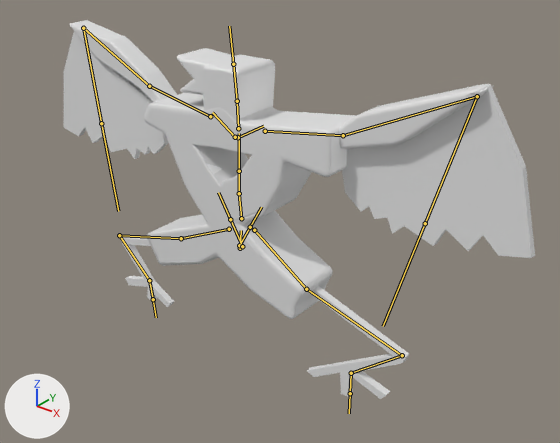
What one commit did to the FBX model Assets/Models/Character/Buncho.fbx.
Both versions are drawn from a 50 mm lens placed at (3.2, -3.56, 3.31), pointed at (0.47, -0.15, 1.19). The lights are fixed; the arrows at lower left show +X, +Y and +Z. The bones that bend it are drawn over the model as lines.
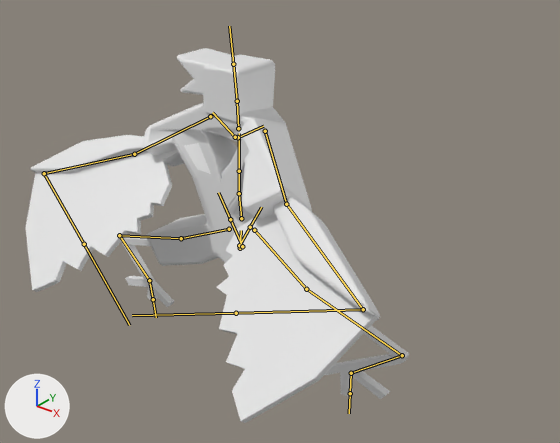
The newer file adds an action. The first version stands in its rest pose; the second is drawn at frame 11 of the action 'metarig|Idle'.

Location of each change, [x1, y1, x2, y2] in pixels of the pictures (560 x 443 px):
'Cube.001', posed (19% narrower)
    before: [64, 20, 535, 399]
    after: [26, 48, 409, 423]
bone 'upper_arm.L', root to tip
    before: (265, 131) to (343, 135)
    after: (265, 131) to (286, 204)
bone 'upper_arm.R', root to tip
    before: (210, 116) to (149, 86)
    after: (210, 116) to (134, 154)

The change, as a diff of the scene's bpy script:
```diff
--- a/Assets/Models/Character/Buncho.fbx.py
+++ b/Assets/Models/Character/Buncho.fbx.py
@@ bone_upper_arm_l @@
 bone_upper_arm_l = bpy.data.objects['metarig'].pose.bones['upper_arm.L']  # child of 'shoulder.L'
-bone_upper_arm_l.rotation_quaternion = (1.0, 0.0, 0.0, 0.0)  # degrees (0, 0, 0)
+bone_upper_arm_l.rotation_quaternion = (0.834, 0.194, -0.34, -0.389)  # degrees (40, -25, -59)
@@ bone_upper_arm_r @@
 bone_upper_arm_r = bpy.data.objects['metarig'].pose.bones['upper_arm.R']  # child of 'shoulder.R'
-bone_upper_arm_r.rotation_quaternion = (1.0, 0.0, 0.0, 0.0)  # degrees (0, 0, 0)
+bone_upper_arm_r.rotation_quaternion = (0.834, 0.194, 0.34, 0.389)  # degrees (40, 25, 59)
```
